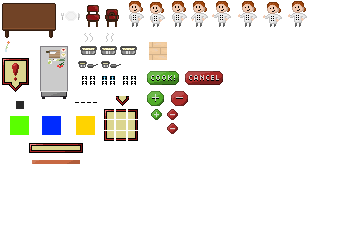
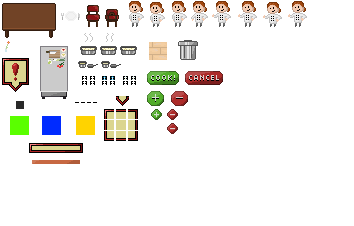
Two versions of the same layered image (354×226). Layer-by-layer changes:
added layer "trash bin" above "progress bar" over (178, 40, 198, 60)
